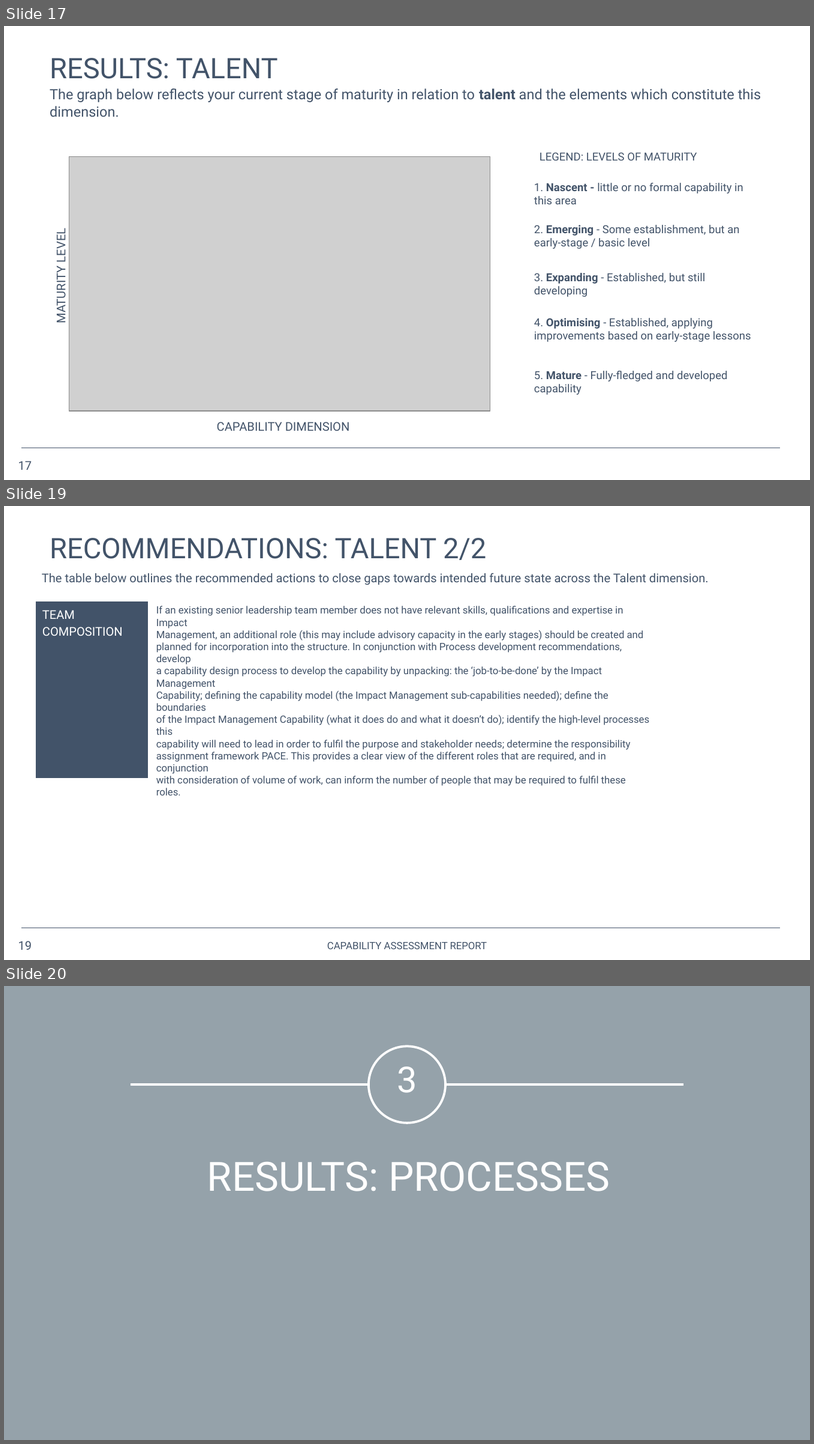
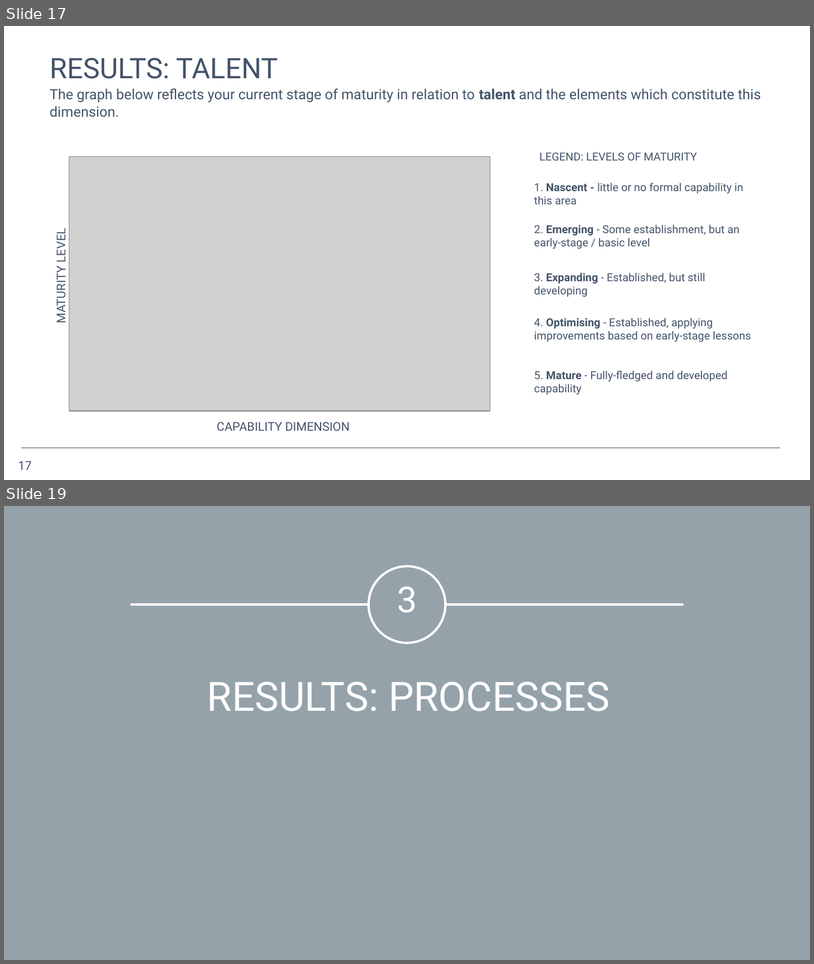
Before and after one commit to opus-meum/power-automate, a slide deck: Capability Assessment Report.pptx. Shown one above the other, each under a label of ours: slides 17, 19 and 20 before the commit, slides 17 and 19 after it; the slides between them are not shown. The pictures are 814x1444 and 814x964 pixels, drawn with LibreOffice and Linux fonts; fonts in the diff are those of the drawing; grey boxes stand for pictures; background and template pictures are left out. Boxes give left, top, right and bottom in pixels: in the first picture for what was removed or moved away, otherwise in the second. Text is boxed around its words. In the diff, an @@ line names an element or a change of style, - is before the commit and + after.

```diff
--- a/Capability Assessment Report.pptx
+++ b/Capability Assessment Report.pptx
@@ slide 19 removed at box(4, 506, 810, 960), background #FFFFFF; not listed: 1 template element that a slide beside it also shows @@
@@ title removed at box(50, 538, 486, 560) @@
-RECOMMENDATIONS: TALENT 2/2
@@ text removed at box(42, 573, 709, 585) @@
-The table below outlines the recommended actions to close gaps towards intended future state across the Talent dimension.
@@ table removed at box(35, 601, 780, 783), 1 rows, 2 columns @@
-TEAM COMPOSITION | 
@@ text removed at box(156, 606, 650, 795) @@
-If an existing senior leadership team member does not have relevant skills, qualifications and expertise in Impact
-Management, an additional role (this may include advisory capacity in the early stages) should be created and
-planned for incorporation into the structure. In conjunction with Process development recommendations, develop
-a capability design process to develop the capability by unpacking: the ‘job-to-be-done’ by the Impact Management
-Capability; defining the capability model (the Impact Management sub-capabilities needed); define the boundaries
-of the Impact Management Capability (what it does do and what it doesn’t do); identify the high-level processes this
-capability will need to lead in order to fulfil the purpose and stakeholder needs; determine the responsibility
-assignment framework PACE. This provides a clear view of the different roles that are required, and in conjunction
-with consideration of volume of work, can inform the number of people that may be required to fulfil these roles.
@@ page number removed at box(18, 940, 32, 949) @@
-19
@@ text removed at box(327, 942, 488, 949) @@
-CAPABILITY ASSESSMENT REPORT
@@ what was slide 20 is now slide 19 @@
```
Also in this commit, not shown: 13 slides changed, 1 slide added, 1 other slide removed, 1 other file.
